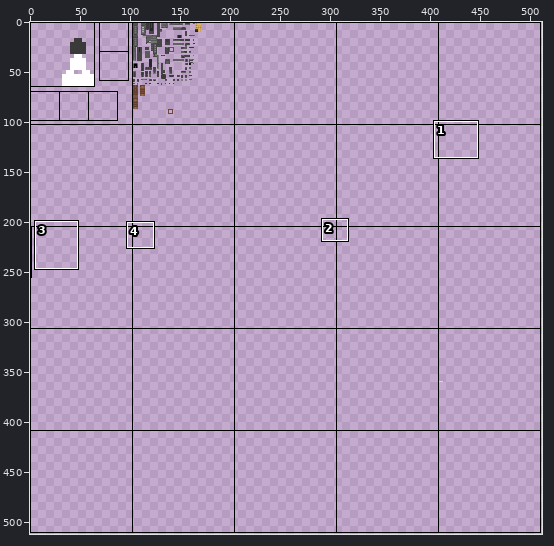
Two versions of one sprite sheet, src/main/resources/assets/nukacraft/textures/guns/pistol10mm/pistol10mm.png. The first picture is a wide view before the edit; the outline marks the close-up.
Close-up. As it was:
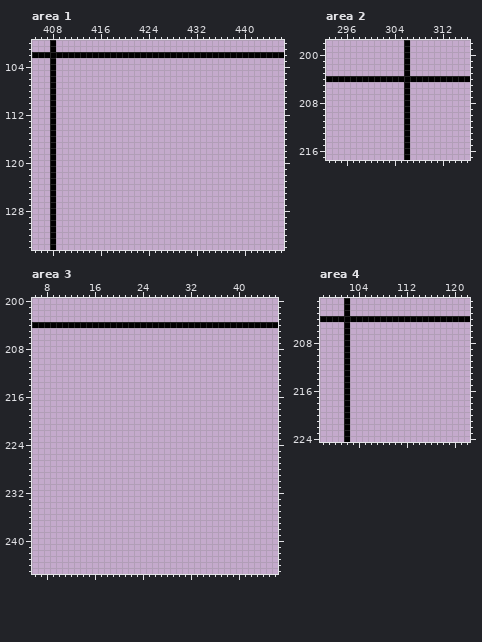
The file is 512x512 pixels. Colours within 5 levels of each other are drawn and written as one. Shown: area 1: x 405..446, y 100..134; area 2: x 293..316, y 198..217; area 3: x 6..46, y 200..245; area 4: x 98..122, y 201..224. The commit also changed other parts of the picture, which this record leaves out.
After the commit:
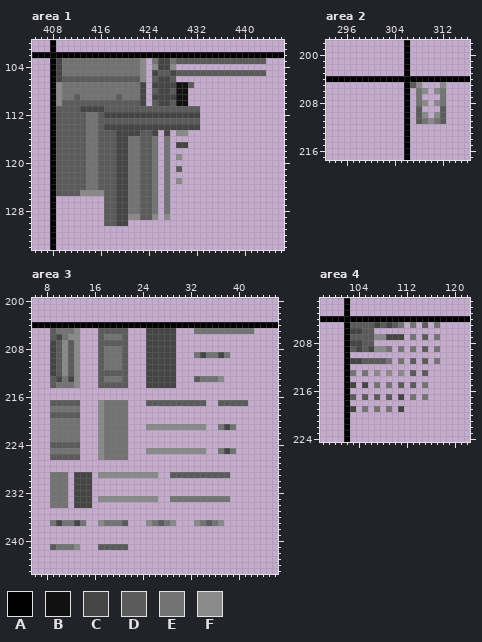
Palette (. is transparent): A #000000  B #111111  C #454545  D #5b5b5b  E #737373  F #8a8a8a
Change:
Changed rows in their new state; - is an unchanged pixel.
Area 1:
first column x 409:
103 CEEEEEEEEEEEEEF-ECCEDDDDDDDDDDDDDDD
104 CEEEEEEEEEEEEEF-FCCF---------------
105 CEEEEEEEEEEEEEF-CDDCDDDDDDDDDDDDDDD
106 CDDDDDDDDDDDDDF-DCCD---------------
107 FEEEEEEEEEEEEEC-CCCCBBD------------
108 FEEEEEEEEEEEEEC-DCCDBB-------------
109 FEEDEEEEEEDEEEC-CCCCBB-------------
110 FDDDDDDDDDDDDDC-DCCDBB-------------
111 DDDDCCCCDDDDDDDDDDDDDDDD-----------
112 DDDDDEEDCCCCCCCCCCCCCCCC-----------
113 DDDDDEEDDDDDDDDDDDDDDDDD-----------
114 DDDDDEEDCCCCCCCCCCCCCCCC-----------
115 DDDDDEEDDDCCCCDDC-C-FF-------------
116 DDDDDEEDDDCCEEDDE-E----------------
117 DDDDDEEDDDCCEEDDE-E-CC-------------
118 DDDDDEEDDDCCEEDDE-E----------------
119 DDDDDEEDDDCCEEDDE-E-F--------------
120 DDDDDEEDDDCCEEDDE-E----------------
121 DDDDDEEDDDCCEEDDE-E-D--------------
122 DDDDDEEDDDCCEEDDE-E----------------
123 DDDDDEEDDDCCEEDDE-E-F--------------
124 DDDDDEEDDDCCEEDDE-E----------------
125 DDDDFFFFDDCCEEDDE-E----------------
126 --------DDCCEEDDE-E----------------
127 --------DDCCEEDDE-E----------------
128 --------DDCCEEDDE-E----------------
129 --------DDCCFFDDF-F----------------
130 --------DDCC-----------------------
Area 2:
first column x 307:
205 DF---F
206 -EF-FE
207 -E---E
208 -EF-FE
209 -D---D
210 -DF-FD
211 -DEFED
Area 3:
first column x 9:
205 DEEEF---DDDDD---CCCCC---EEEEEEEEEE
206 DCEFF---DEEED---CCCCC-------------
207 CDFDF---DDDDD---CCCCC-------------
208 CDFDF---DEEED---CCCCC-------------
209 CDFDF---DEEED---CCCCC---ECEECE----
210 CDFDF---DEEED---CCCCC-------------
211 CDFDF---DEEED---CCCCC-------------
212 CDFDF---DDDDD---CCCCC-------------
213 DCECF---DEEED---CCCCC---DEEEF-----
214 DEEEF---DDDDD---CCCCC-------------
217 DDDDD---FEEEE---DDDDDDDDDD--DDDDD-
218 EEEEE---FEEEE---------------------
219 DDDDD---FEEEE---------------------
220 EEEEE---FEEEE---------------------
221 EEEEE---FEEEE---FFFFFFFFFF--ECE---
222 EEEEE---FEEEE---------------------
223 EEEEE---FEEEE---------------------
224 DDDDD---FEEEE---------------------
225 EEEEE---FEEEE---FFFFFFFFFF--ECE---
226 DDDDD---FEEEE---------------------
229 EEE-CCC-FFFFFFFFFF--DDDDDDDDDD----
230 EEE-CCC---------------------------
231 EEE-CCC---------------------------
232 EEE-CCC---------------------------
233 EEE-CCC-FFFFFFFFFF--EEEEEEEEEE----
234 EEE-CCC---------------------------
237 ECEECE--FEEED---FEDEF---FEDEF-----
first column x 9:
241 DEEEF---DDDDD
Area 4:
first column x 103:
205 DDDDCDCDE-E-D-E
206 CCDD-----------
207 DDDDFFCCC-E-D-E
208 CCDD-----------
209 DCDCFFE-E-E-D-E
211 CCDDDDE-E-D-D-E
213 E-E-F-F-F-D-D--
215 C-C-E-E-D-D-E--
217 D-D-D-D-C-E-E--
219 C-E-E-E-C------
Pixel boxes of the changes (left, top, right, bottom) in both close-ups:
added: (56, 58, 266, 226)
added: (410, 82, 446, 124)
added: (50, 328, 254, 550)
added: (350, 322, 440, 412)
